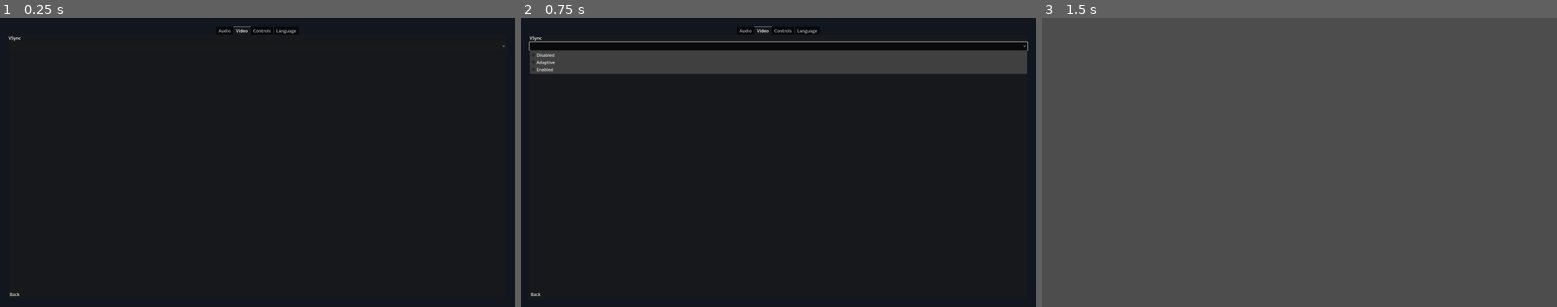
Above: before the commit, frames 1-3 (left to right).
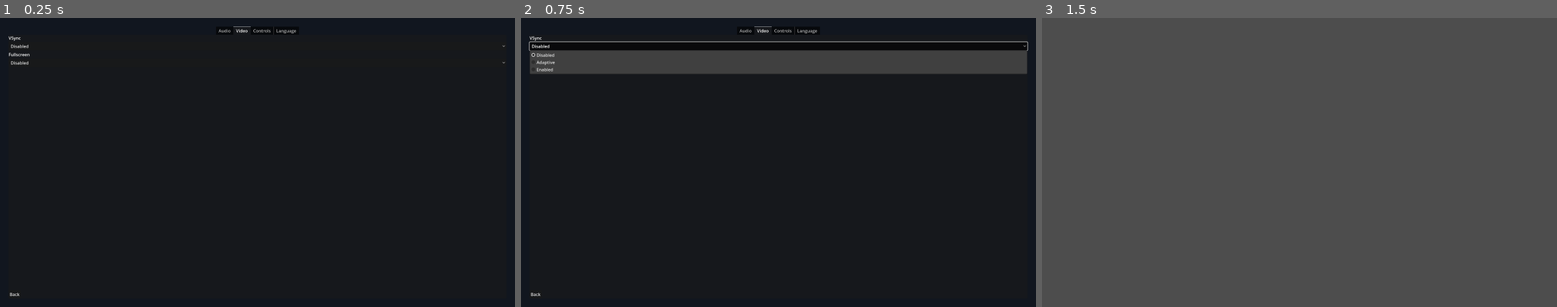
Above: after the commit, the same moments.

Repository: Dreat15/godot4-main-menu-template
Game: Godot game, scene res://settings/settings_menu.tscn
Same seed, same stepped clock (60 frames per second), same inputs: the game is played once before the commit and once after it. This scene is started directly instead of the project's main scene.
Inputs (mouse positions are in pixels of both pictures, inside the frame that each line leads up to):
- Up to frame 1 (0.25 s): no input
- Up to frame 2 (0.75 s): click (778, 46) at 0.5 s
- Up to frame 3 (1.5 s): click "Back" at 1.25 s

The runs differ from the first frame. In frame 1, 0.1% of the frame differs, in the area x 1-99%, y 9-17%; in frame 2, less than 0.1%; in frame 3, nothing differs.

Commit message:
added fullscreen mode

Diff:
--- /dev/null
+++ b/autoload/global_settings.gd
@@ -0,0 +1,36 @@
+extends Node
+
+# Called when the node enters the scene tree for the first time.
+func _ready() -> void:
+	load_settings()
+
+func load_settings() -> void:
+	var config = ConfigFile.new()
+	var err = config.load("user://settings.cfg")
+
+	if err != OK:
+		return
+
+	#audio
+	var volume = config.get_value("audio", "volume", 100)
+	AudioServer.set_bus_volume_db(0, volume/5)
+	#video
+	var vsync = config.get_value("video", "vsync", 2)
+
+	if vsync == 0: # Disabled (default)
+		DisplayServer.window_set_vsync_mode(DisplayServer.VSYNC_DISABLED)
+	elif vsync == 1: # Adaptive
+		DisplayServer.window_set_vsync_mode(DisplayServer.VSYNC_ADAPTIVE)
+	elif vsync == 2: # Enabled
+		DisplayServer.window_set_vsync_mode(DisplayServer.VSYNC_ENABLED)
+
+	var fullscreen = config.get_value("video", "fullscreen", true)
+
+	if(fullscreen):
+		get_tree().root.set_mode(Window.MODE_FULLSCREEN)
+	else:
+		get_tree().root.set_mode(Window.MODE_WINDOWED)
+	#controls
+	#language
+	var locale = config.get_value("language", "locale", OS.get_locale_language())
+	TranslationServer.set_locale(locale)
--- a/lang/trans.csv
+++ b/lang/trans.csv
@@ -7,5 +7,6 @@
 SETTINGS_AUDIO,Audio,Audio
 SETTINGS_AUDIO_VOLUME,Volume,Lautstärke
 SETTINGS_VIDEO,Video,Video
+SETTINGS_VIDEO_FULLSCREEN,Fullscreen,Vollbild
 SETTINGS_CONTROLS,Controls,Tastatur
 SETTINGS_LANGUAGE,Language,Sprache
--- a/menu/main_menu.gd
+++ b/menu/main_menu.gd
@@ -3,7 +3,6 @@
 signal start_game()
 
 func _ready() -> void:
-	load_settings()
 	update_language()
 
 func _on_start_game_button_pressed() -> void:
@@ -19,7 +18,6 @@
 	get_tree().current_scene.add_child(settings)
 
 func _on_settings_closed() -> void:
-	load_settings()
 	update_language()
 
 func update_language() -> void:
@@ -28,15 +26,6 @@
 	options_button.text = tr("MENU_OPTIONS")
 	quit_button.text = tr("MENU_QUIT")
 
-func load_settings() -> void:
-	var config = ConfigFile.new()
-	var err = config.load("user://settings.cfg")
-
-	if err != OK:
-		return
-
-	var locale = config.get_value("language", "locale", OS.get_locale_language())
-	TranslationServer.set_locale(locale)
 
 @onready var main_menu_label:Label = $MarginContainer/VBoxContainer/Label
 @onready var start_game_button:Button = $MarginContainer/VBoxContainer/ButtonVBox/StartGameButton
--- a/project.godot
+++ b/project.godot
@@ -14,6 +14,10 @@
 run/main_scene="uid://b7rt4mwk31wbn"
 config/features=PackedStringArray("4.5", "Forward Plus")
 
+[autoload]
+
+GlobalSettings="*res://autoload/global_settings.gd"
+
 [display]
 
 window/size/viewport_width=1920
--- a/settings/settings_menu.gd
+++ b/settings/settings_menu.gd
@@ -20,11 +20,9 @@
 	language_language_label.text = tr("SETTINGS_LANGUAGE")
 	var langs = TranslationServer.get_loaded_locales()
 	for lang in langs:
-		print("Adding language option: ", lang)
 		language_option_button.add_item(lang)
 
 	var index := langs.find(TranslationServer.get_locale())
-	print("Current locale index: ", index)
 	if index != -1:
 		language_option_button.select(index)
 
@@ -39,6 +37,7 @@
 	volume_label.text = tr("SETTINGS_AUDIO_VOLUME") + " " + str(roundi(volume_slider.value)) + "%"
 	#video
 	video_tab.name = tr("SETTINGS_VIDEO")
+	fullscreen_label.text = tr("SETTINGS_VIDEO_FULLSCREEN")
 	#controls
 	controls_tab.name = tr("SETTINGS_CONTROLS")
 	#language
@@ -53,36 +52,25 @@
 	config.set_value("audio", "volume", volume_slider.value)
 	#video
 	config.set_value("video", "vsync", v_sync_option_button.get_selected_id())
+	config.set_value("video", "fullscreen", fullscreen_option_button.get_selected_id() == 1)
 	#controls
 	#language
 	config.set_value("language", "locale", TranslationServer.get_locale())
 	config.save("user://settings.cfg")
 
 func load_settings() -> void:
-	var config = ConfigFile.new()
-	var err = config.load("user://settings.cfg")
-
-	if err != OK:
-		return
-
-	print("Loaded settings from file.")
 	#audio
-	var volume = config.get_value("audio", "volume", 100)
+	var volume = AudioServer.get_bus_volume_db(0) * 5
 	volume_slider.value = volume
-	AudioServer.set_bus_volume_db(0, volume/5)
 	#video
-	var vsync = config.get_value("video", "vsync", 2)
+	var vsync = DisplayServer.window_get_vsync_mode()
 	v_sync_option_button.select(vsync)
-	if vsync == 0: # Disabled (default)
-		DisplayServer.window_set_vsync_mode(DisplayServer.VSYNC_DISABLED)
-	elif vsync == 1: # Adaptive
-		DisplayServer.window_set_vsync_mode(DisplayServer.VSYNC_ADAPTIVE)
-	elif vsync == 2: # Enabled
-		DisplayServer.window_set_vsync_mode(DisplayServer.VSYNC_ENABLED)
+	var window_mode =get_tree().root.get_mode()
+	fullscreen_option_button.select(window_mode == Window.MODE_FULLSCREEN)
 	#controls
 	#language
-	var locale = config.get_value("language", "locale", OS.get_locale_language())
-	TranslationServer.set_locale(locale)
+	var locale = TranslationServer.get_locale()
+	language_option_button.select(TranslationServer.get_loaded_locales().find((locale)))
 
 func _on_v_sync_item_selected(index: int) -> void:
 	if index == 0: # Disabled (default)
@@ -92,6 +80,11 @@
 	elif index == 2: # Enabled
 		DisplayServer.window_set_vsync_mode(DisplayServer.VSYNC_ENABLED)
 
+func _on_fullscreen_item_selected(index: int) -> void:
+	if(index == 1):
+		get_tree().root.set_mode(Window.MODE_FULLSCREEN)
+	else:
+		get_tree().root.set_mode(Window.MODE_WINDOWED)
 
 signal settings_closed()
 
@@ -104,6 +97,8 @@
 #video
 @onready var video_tab:VBoxContainer = $Background/VBoxContainer/TabContainer/Video
 @onready var v_sync_option_button:OptionButton = $Background/VBoxContainer/TabContainer/Video/VSync
+@onready var fullscreen_label:Label = $Background/VBoxContainer/TabContainer/Video/FullscreenLabel
+@onready var fullscreen_option_button:OptionButton = $Background/VBoxContainer/TabContainer/Video/Fullscreen
 #controls
 @onready var controls_tab:VBoxContainer = $Background/VBoxContainer/TabContainer/Controls
 
--- a/settings/settings_menu.tscn
+++ b/settings/settings_menu.tscn
@@ -81,6 +81,17 @@
 popup/item_2/text = "Enabled"
 popup/item_2/id = 2
 
+[node name="FullscreenLabel" type="Label" parent="Background/VBoxContainer/TabContainer/Video"]
+layout_mode = 2
+
+[node name="Fullscreen" type="OptionButton" parent="Background/VBoxContainer/TabContainer/Video"]
+layout_mode = 2
+item_count = 2
+popup/item_0/text = "Disabled"
+popup/item_0/id = 0
+popup/item_1/text = "Enabled"
+popup/item_1/id = 1
+
 [node name="Controls" type="VBoxContainer" parent="Background/VBoxContainer/TabContainer"]
 visible = false
 layout_mode = 2
@@ -115,5 +126,6 @@
 
 [connection signal="value_changed" from="Background/VBoxContainer/TabContainer/Audio/VBoxContainer/HSlider" to="." method="_on_h_slider_value_changed"]
 [connection signal="item_selected" from="Background/VBoxContainer/TabContainer/Video/VSync" to="." method="_on_v_sync_item_selected"]
+[connection signal="item_selected" from="Background/VBoxContainer/TabContainer/Video/Fullscreen" to="." method="_on_fullscreen_item_selected"]
 [connection signal="item_selected" from="Background/VBoxContainer/TabContainer/Language/VBoxContainer/OptionButton" to="." method="_on_option_button_item_selected"]
 [connection signal="pressed" from="Background/VBoxContainer/BackButton" to="." method="_on_back_button_pressed"]
Not shown, added: autoload/global_settings.gd.uid
Not shown, added: lang/.~lock.trans.csv#
